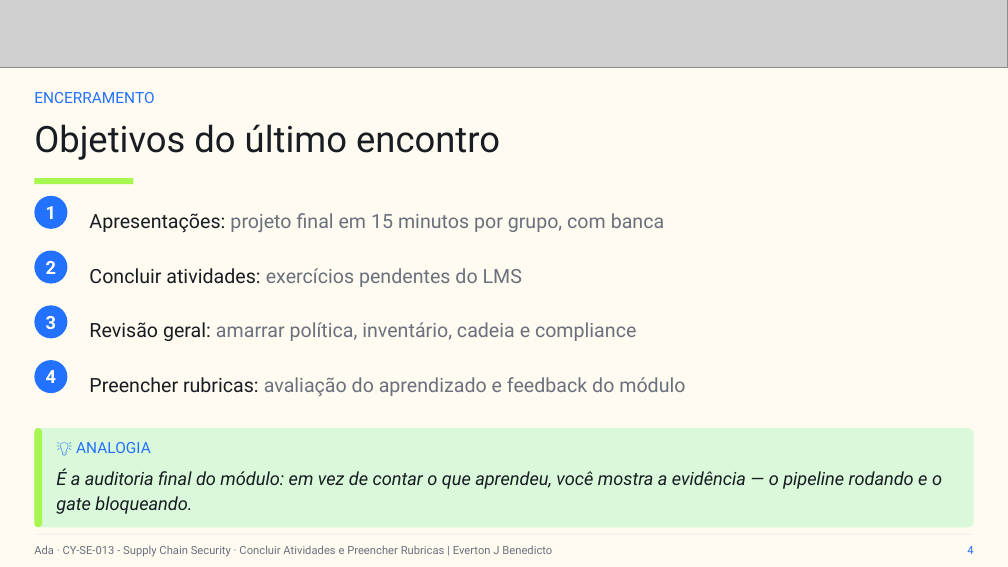
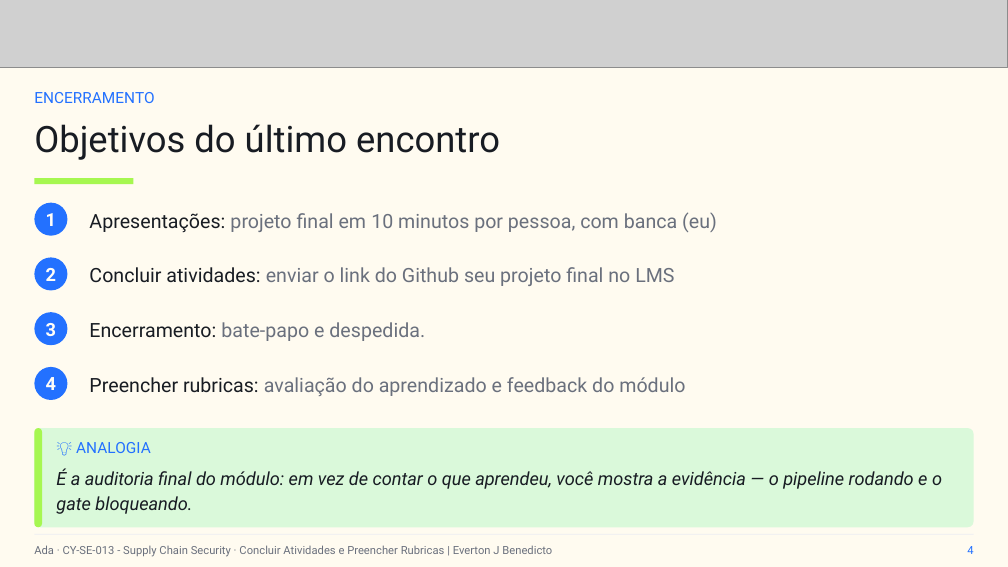
Before and after one commit to everton-dev/AdaTech.Aulas, a slide deck: slide 4 of CY-SE-013 - Supply Chain Security/slides/Aula_09_Concluir_Atividades_e_Preencher_Rubricas.pptx. Drawn at 1008x567 pixels with LibreOffice and Linux fonts; fonts in the diff are those of the drawing; grey boxes stand for pictures. Boxes give left, top, right and bottom in pixels: in the first picture for what was removed or moved away, otherwise in the second. Text is boxed around its words. In the diff, an @@ line names an element or a change of style, - is before the commit and + after.

```diff
--- a/CY-SE-013 - Supply Chain Security/slides/Aula_09_Concluir_Atividades_e_Preencher_Rubricas.pptx
+++ b/CY-SE-013 - Supply Chain Security/slides/Aula_09_Concluir_Atividades_e_Preencher_Rubricas.pptx
@@ text at bbox=[89, 212, 717, 232]: text changed @@
-Apresentações: projeto final em 15 minutos por grupo, com banca
+Apresentações: projeto final em 10 minutos por pessoa, com banca (eu)
@@ text at bbox=[89, 267, 674, 286]: text changed @@
-Concluir atividades: exercícios pendentes do LMS
+Concluir atividades: enviar o link do Github seu projeto final no LMS
@@ text at bbox=[89, 322, 425, 341]: text changed @@
-Revisão geral: amarrar política, inventário, cadeia e compliance
+Encerramento: bate-papo e despedida.
@@ 4 texts, 4 ellipses: place and size @@
-4 texts, 4 ellipses at bbox=[34, 196, 68, 393]
+4 texts, 4 ellipses at bbox=[34, 203, 68, 400]
```
Also in this commit, not shown: 3 other slides changed, 1 slide removed.
